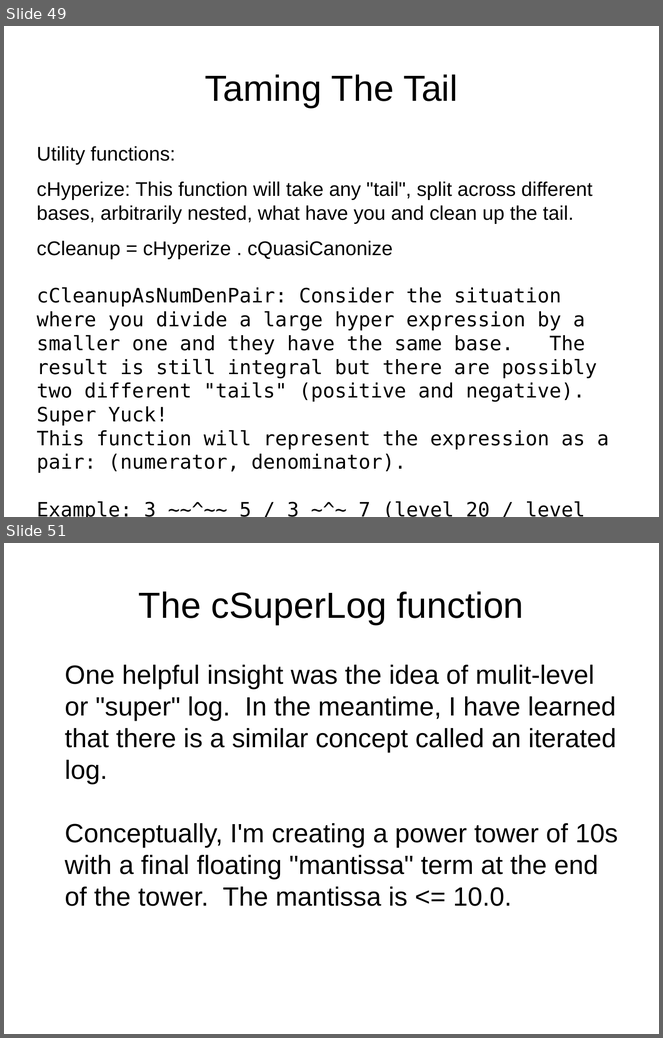
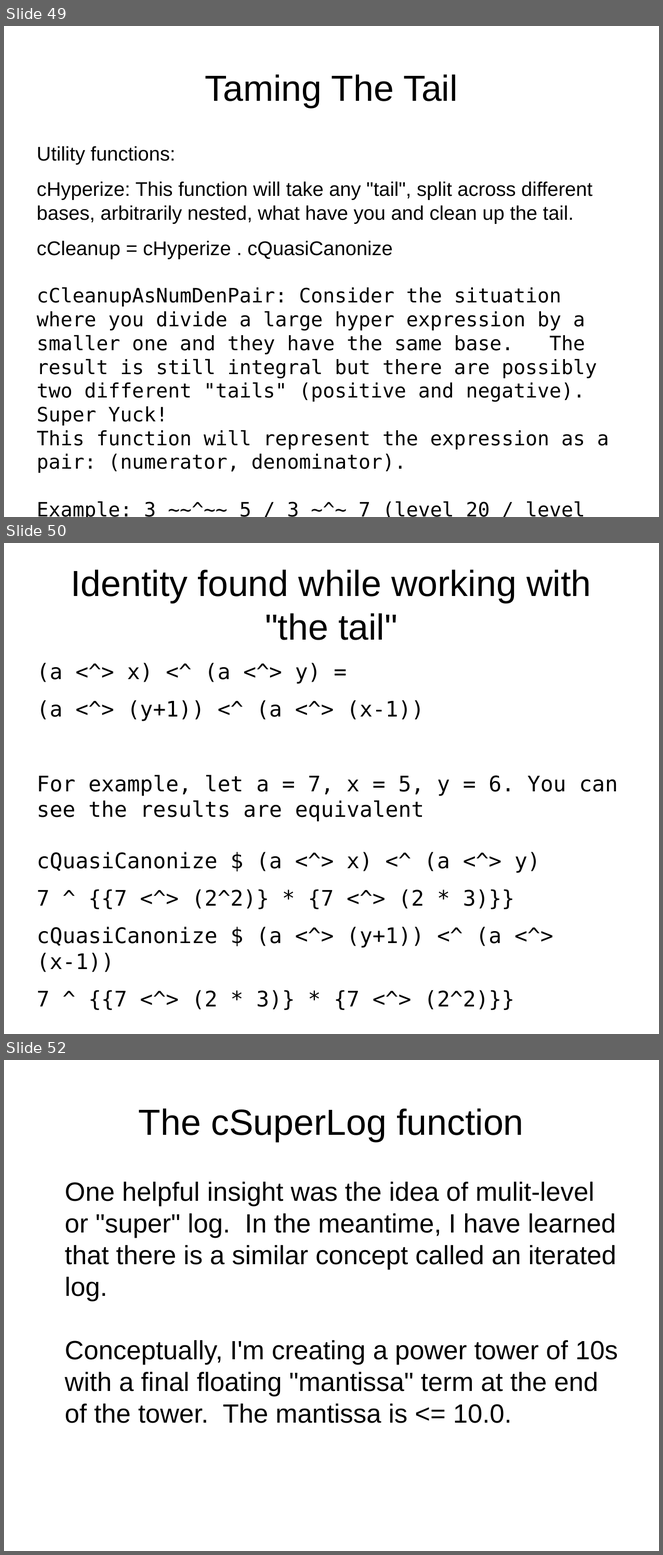
Before and after one commit to grandpascorpion/canon, a slide deck: goBigOrGoHome.odp. Shown one above the other, each under a label of ours: slides 49 and 51 before the commit, slides 49, 50 and 52 after it; the slides between them are not shown. The pictures are 663x1038 and 663x1555 pixels, drawn with LibreOffice and Linux fonts; fonts in the diff are those of the drawing. Boxes give left, top, right and bottom in pixels: in the first picture for what was removed or moved away, otherwise in the second. Text is boxed around its words. In the diff, an @@ line names an element or a change of style, - is before the commit and + after.

Commit message:
canon 0.1.1.4 changes

```diff
--- a/goBigOrGoHome.odp
+++ b/goBigOrGoHome.odp
@@ slide 50 added at [4, 543, 659, 1034], background #FFFFFF @@
@@ title added at [71, 570, 591, 640], 44 pt, text #000000 @@
+Identity found while working with "the tail"
@@ text added at [37, 663, 618, 1010], 26 pt, text #000000 @@
+(a <^> x) <^ (a <^> y) =
+(a <^> (y+1)) <^ (a <^> (x-1))
+For example, let a = 7, x = 5, y = 6. You can see the results are equivalent
+cQuasiCanonize $ (a <^> x) <^ (a <^> y)
+7 ^ {{7 <^> (2^2)} * {7 <^> (2 * 3)}}
+cQuasiCanonize $ (a <^> (y+1)) <^ (a <^> (x-1))
+7 ^ {{7 <^> (2 * 3)} * {7 <^> (2^2)}}
@@ what was slide 51 is now slide 52 @@
```
Also in this commit, not shown: 1 slide changed, 4 other files.
